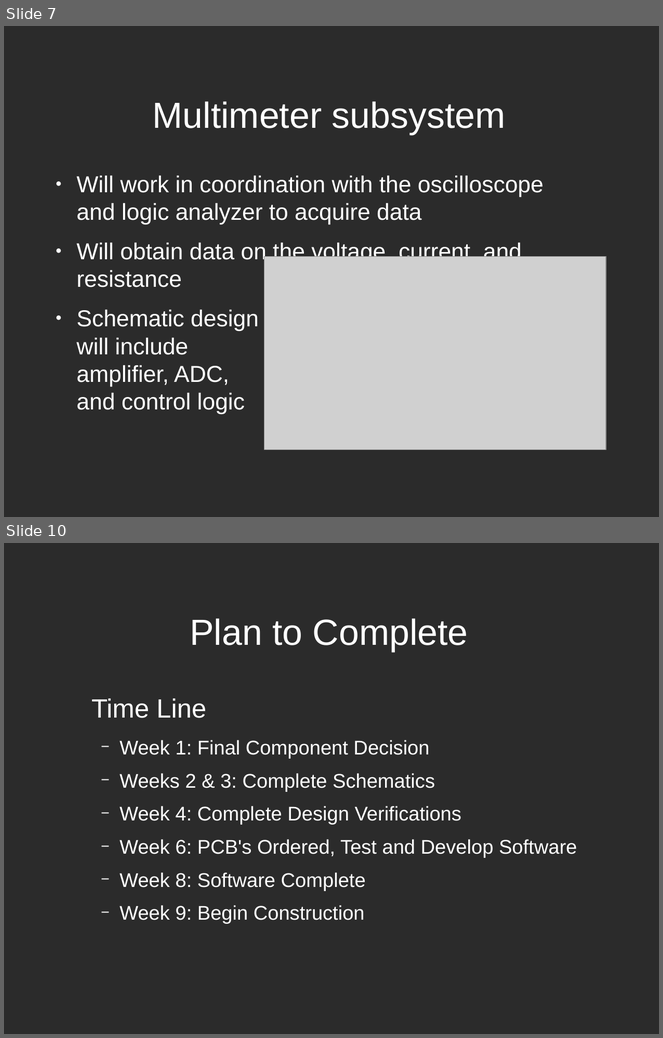
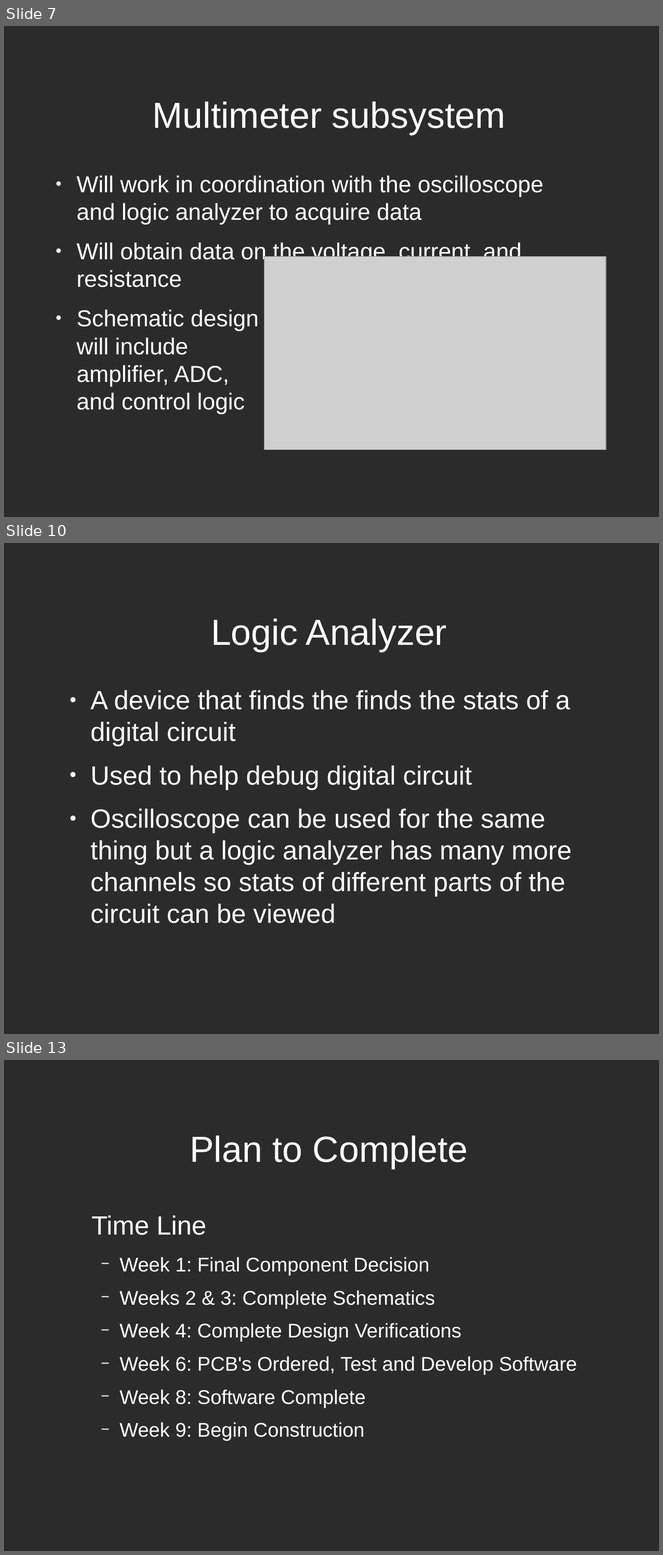
Before and after one commit to lordofhyphens/ece495a, a slide deck: Team 74 Proposal Presentation.odp. Shown one above the other, each under a label of ours: slides 7 and 10 before the commit, slides 7, 10 and 13 after it; the slides between them are not shown. The pictures are 663x1038 and 663x1555 pixels, drawn with LibreOffice and Linux fonts; fonts in the diff are those of the drawing; grey boxes stand for pictures; background and template pictures are left out; a plain dark background stands for a picture behind light text. Boxes give left, top, right and bottom in pixels: in the first picture for what was removed or moved away, otherwise in the second. Text is boxed around its words. In the diff, an @@ line names an element or a change of style, - is before the commit and + after.

```diff
--- a/Team 74 Proposal Presentation.odp
+++ b/Team 74 Proposal Presentation.odp
@@ slide 10 added at (4, 543, 659, 1034), background picture (left out) @@
@@ title added at (211, 618, 448, 652), 44 pt, text #FFFFFF @@
+Logic Analyzer
@@ text added at (90, 690, 572, 924), 32 pt, text #FFFFFF @@
+● A device that finds the finds the stats of a digital circuit
+● Used to help debug digital circuit
+● Oscilloscope can be used for the same thing but a logic analyzer has many more channels so stats of different parts of the circuit can be viewed
@@ what was slide 10 is now slide 13 @@
```
Also in this commit, not shown: 2 slides changed, 4 other slides added, 2 slides removed, 2 other files.
